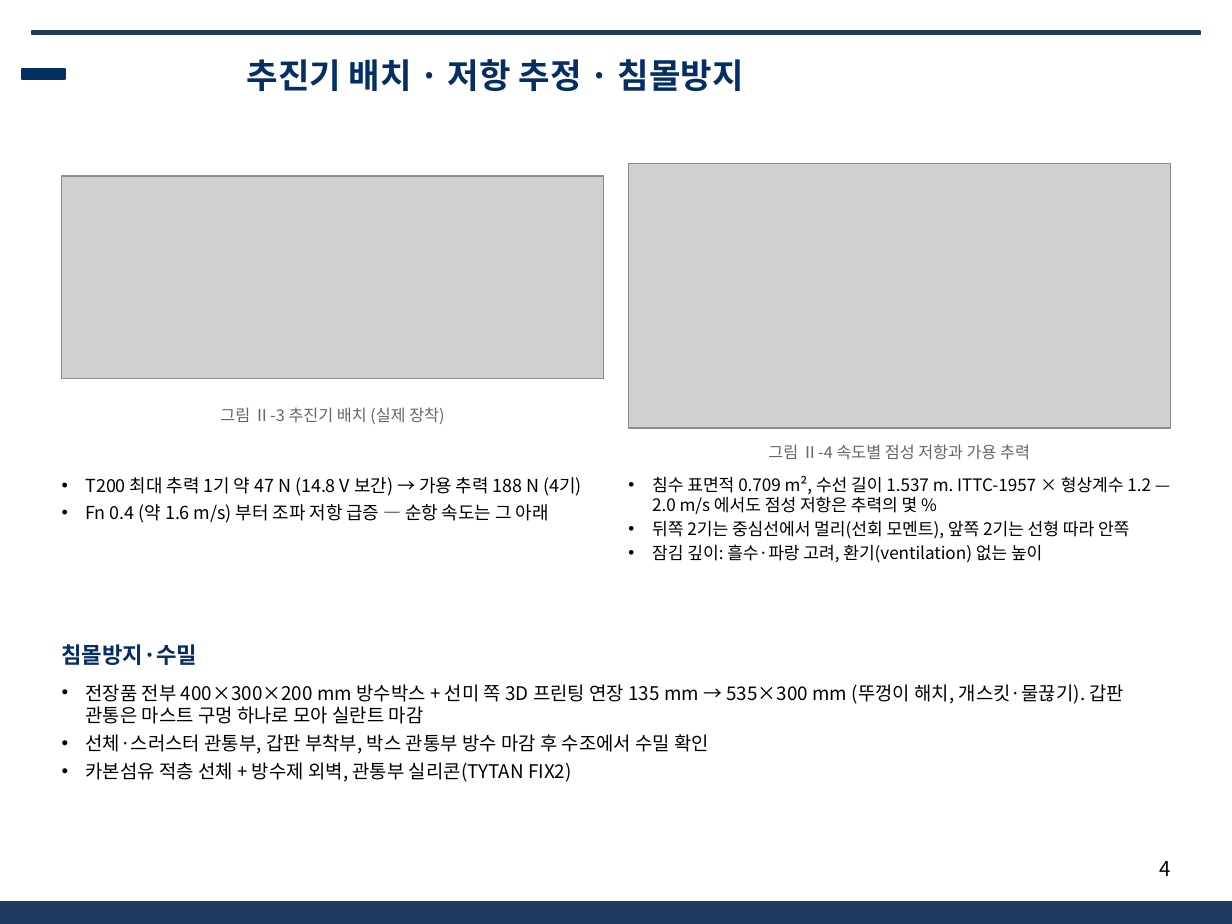
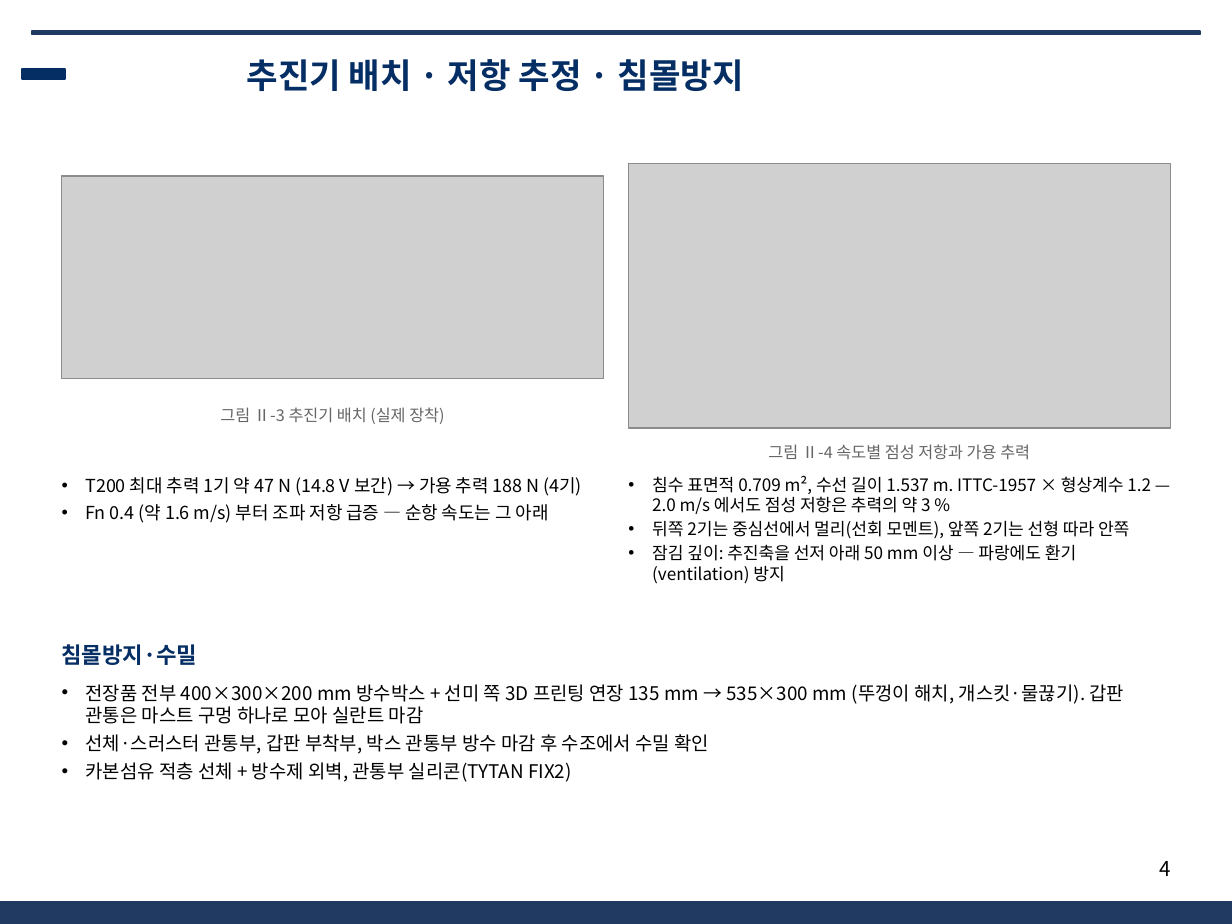
Before and after one commit to unmatsutake377-rgb/ros2_ws, a slide deck: slide 4 of docs/전달용/보고서_분담/발표자료_SSF_B.pptx. Drawn at 1232x924 pixels with LibreOffice and Linux fonts; fonts in the diff are those of the drawing; grey boxes stand for pictures; background and template pictures are left out. Boxes give left, top, right and bottom in pixels: in the first picture for what was removed or moved away, otherwise in the second. Text is boxed around its words. In the diff, an @@ line names an element or a change of style, - is before the commit and + after.

```diff
--- a/docs/전달용/보고서_분담/발표자료_SSF_B.pptx
+++ b/docs/전달용/보고서_분담/발표자료_SSF_B.pptx
@@ text at <box>652,475,1151,514</box>: text changed @@
-• 침수 표면적 0.709 m², 수선 길이 1.537 m. ITTC-1957 × 형상계수 1.2 — 2.0 m/s 에서도 점성 저항은 추력의 몇 %
+• 침수 표면적 0.709 m², 수선 길이 1.537 m. ITTC-1957 × 형상계수 1.2 — 2.0 m/s 에서도 점성 저항은 추력의 약 3 %
@@ text at <box>652,544,1076,584</box>: text changed @@
-• 잠김 깊이: 흘수·파랑 고려, 환기(ventilation) 없는 높이
+• 잠김 깊이: 추진축을 선저 아래 50 mm 이상 — 파랑에도 환기(ventilation) 방지
```
Also in this commit, not shown: 5 other slides changed, 5 other files.
